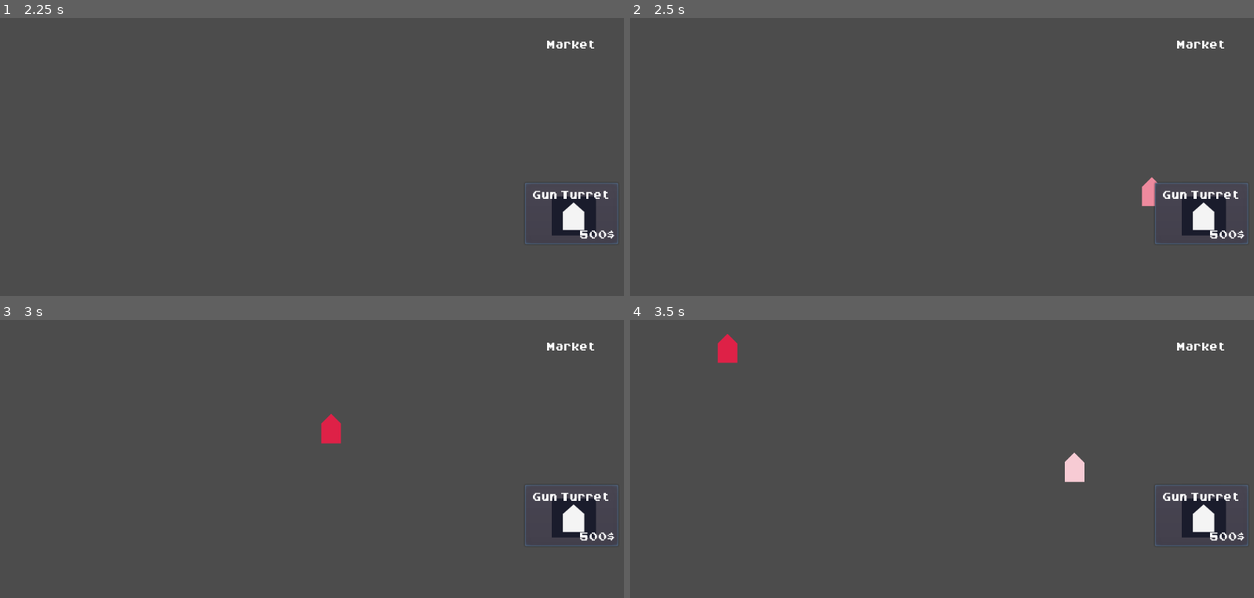
Above: before the commit, frames 1-4 (two rows, left to right).
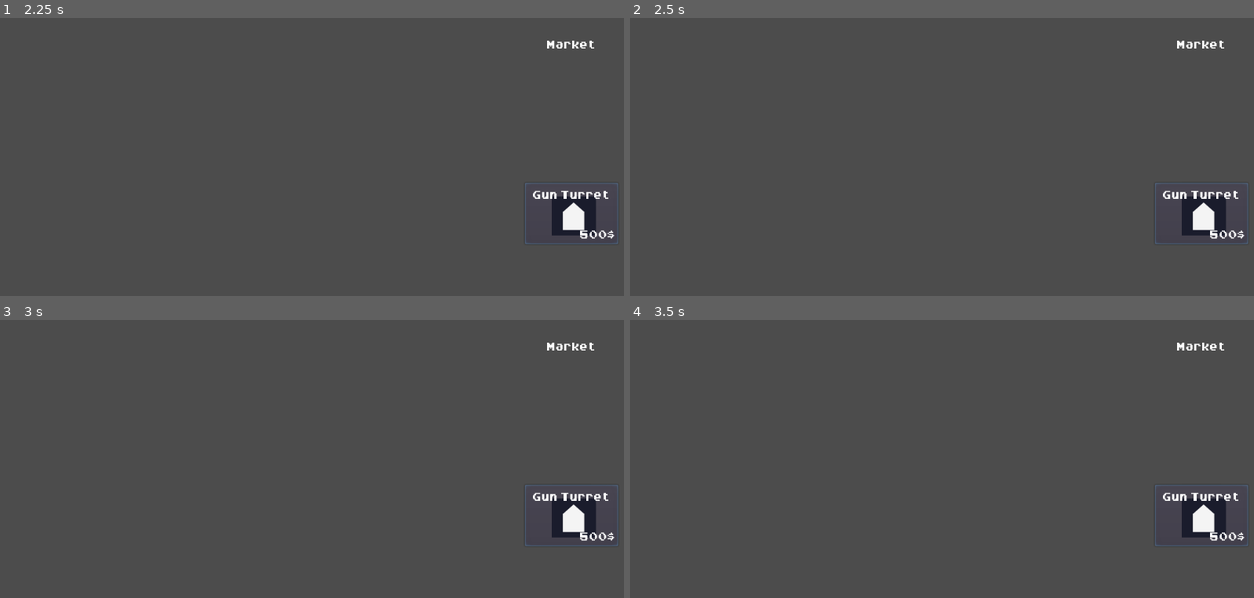
Above: after the commit, the same moments.

Repository: Godot-Wild-Jam-22-Team/TowerDefense
Game: Godot game, scene res://GUI/StartScreen.tscn
The game is run twice, just before and just after one commit, with the same random seed, the same clock (stepped at 60 frames per second) and the same inputs.
Inputs:
- Up to frame 1 (2.25 s): click "Start" at 0.5 s; click "Gun Turret" at 1.25 s; click "Gun Turret" at 2 s
- Up to frame 2 (2.5 s): no input
- Up to frame 3 (3 s): click "Gun Turret" at 2.75 s
- Up to frame 4 (3.5 s): no input

Frame 1 is identical in both runs. In frame 2, 0.2% of the frame differs, in the area x 82-85%, y 57-68%; in frame 3, 0.3%; in frame 4, 0.6%, in the area x 13-73%, y 5-59%.

Commit message:
Update DraggableObject.gd
Fixed position reset and flash reset

Diff:
--- a/GWJ22/Defenses/DraggableObject.gd
+++ b/GWJ22/Defenses/DraggableObject.gd
@@ -21,7 +21,8 @@
 func initialize(position: Vector2, grab : bool = true) -> void:
 	self._grabbed = grab
 	start_position = position
-	global_position = position
+	previous_position = start_position #same at the beginning
+	global_position = start_position
 
 func _input_event(_viewport: Object, event: InputEvent, _shape_idx: int) -> void:
 	if event.is_action_pressed("main_click"):
@@ -42,6 +43,7 @@
 func _set_grabbed(value: bool) -> void:
 	_grabbed = value
 	if _grabbed:
+		previous_position = global_position
 		raise()
 	else:
 		$DropSound.play()
@@ -67,11 +69,14 @@
 	if not _grabbed:
 		return
 	if _droppable:
-		$Tween.stop_all()
-		$Placeholder.modulate = Color.white
-		$Sprite.modulate = Color.white
+		_reset_flash()
 	else:
 		_start_tween()
+
+func _reset_flash() -> void:
+	$Tween.stop_all()
+	$Placeholder.modulate = Color.white
+	$Sprite.modulate = Color.white
 
 func _start_tween():
 	$Tween.interpolate_property(
@@ -89,6 +94,8 @@
 	if object == self: #adjust position
 		if previous_position == start_position:
 			queue_free()
+		else:
+			_reset_flash()
 	if key == ":modulate": #flashing color
 		flashing_colors.invert()
 		_start_tween()
